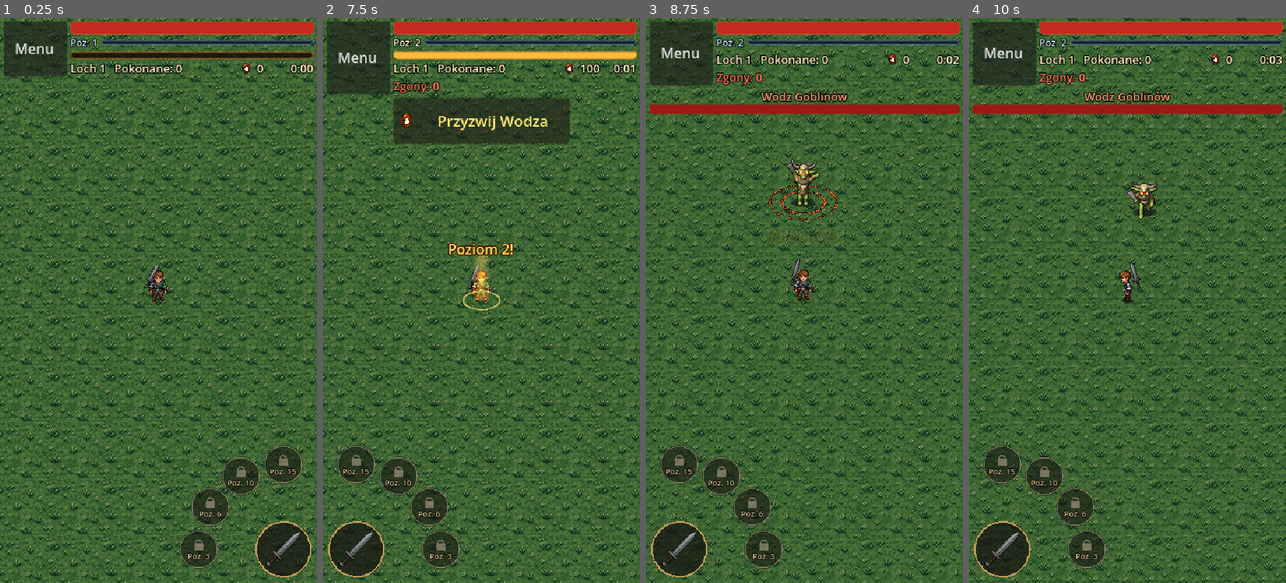
Above: before the commit, frames 1-4 (left to right).
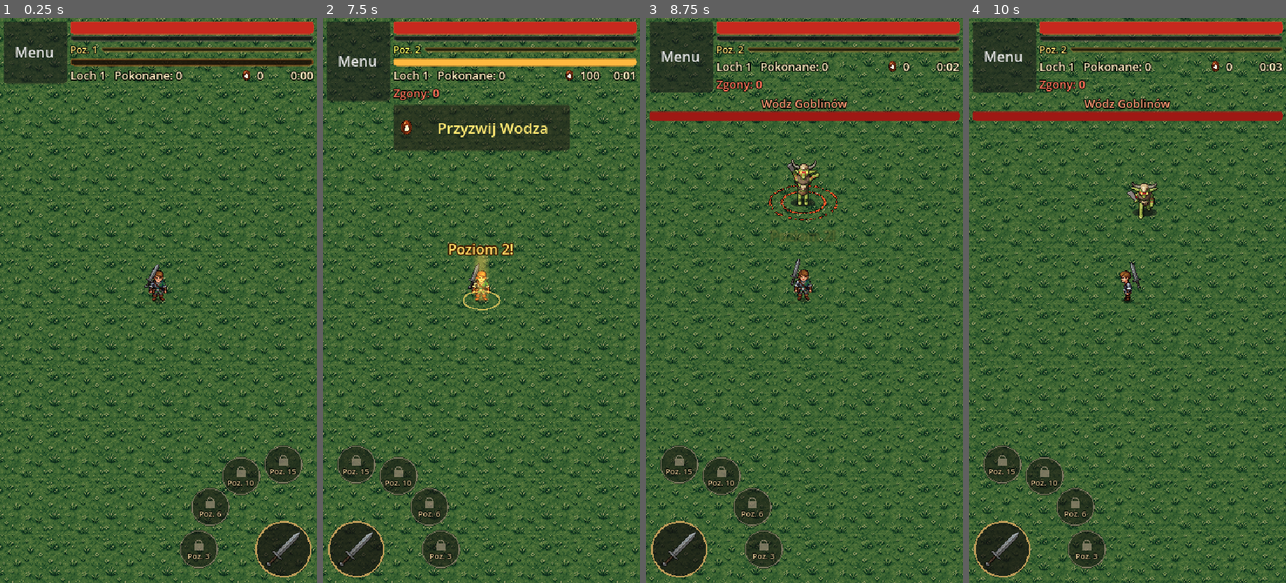
Above: after the commit, the same moments.

Repository: slota145/Watra-Mobile
Game: Godot game, scene res://scenes/horde.tscn
Two runs of this game, one before a commit and one after it. Both use one fixed random seed, a clock stepped at 60 frames per second and the inputs below. This scene is started directly instead of the project's main scene. Sound files missing from this copy of the repository are replaced by a short silence.
Inputs (mouse positions are in pixels of both pictures, inside the frame that each line leads up to):
- Up to frame 1 (0.25 s): no input
- Up to frame 2 (7.5 s): move the mouse to (465, 413) at 0.52 s; click (465, 413) at 0.67 s; click "Menu" at 1.25 s; click "Atak i umiejętności po lewej" at 2 s; click "Gest postaci przy ataku" at 2.75 s; click "Auto atak (podstawowy cios)" at 3.5 s; click "Tryb deweloperski: nieśmierte…" at 4.25 s; click "+1 poz." at 5 s; click "+100 żaru" at 5.75 s; click "Od nowa" at 6.5 s; click "Wróć do gry" at 7.25 s
- Up to frame 3 (8.75 s): click "Przyzwij Wodza" at 8 s
- Up to frame 4 (10 s): drag from (1222, 385) to (1111, 413) at 8.77 s; move the mouse to (1032, 215) at 9.52 s; click (1032, 215) at 9.67 s

The runs differ from the first frame. In frame 1, 4.7% of the frame differs, in the area x 1-100%, y 3-12%; in frame 2, 7.1%, in the area x 1-100%, y 3-24%; in frame 3, 7.0%; in frame 4, 7.0%.

Commit message:
Złoty pasek doświadczenia i pusty pasek na później między zdrowiem a doświadczeniem
Co-Authored-By: Claude Opus 5.5 <noreply@anthropic.com>
Claude-Session: https://claude.ai/code/session_01Ves32CLsSKKFKAeCoktaNU

Diff:
--- a/scripts/proto/arena.gd
+++ b/scripts/proto/arena.gd
@@ -13,7 +13,7 @@
 ## Ucieczka (okno pauzy) i śmierć gaszą żar z wyprawy. W bazie Watra pokazuje zgromadzony żar, a jej dotknięcie
 ## otwiera wybór poziomu lochu (LevelPicker).
 ## Rozwój postaci (HeroLevels, stan w Game): gobliny i Wódz dają doświadczenie (śmierć go nie zabiera), cienki pasek
-## doświadczenia z poziomem postaci u góry (w lochu pod paskiem zdrowia, w bazie obok „Menu”), awans leczy i pokazuje
+## doświadczenia (złoty) z poziomem postaci u góry (w lochu pod paskiem zdrowia i pustym paskiem na później, w bazie obok „Menu”), awans leczy i pokazuje
 ## efekt na postaci, odblokowuje miejsca na umiejętności. Okno wyniku podsumowuje zdobyte doświadczenie.
 
 const ARENA := Rect2(-360, -560, 720, 1120)
@@ -53,6 +53,8 @@
 ## Poziom postaci i pasek doświadczenia.
 var hero_level_label: Label
 var xp_bar: ProgressBar
+## Pusty pasek między zdrowiem a doświadczeniem - miejsce na później (np. mana albo energia, do ustalenia).
+var spare_bar: ProgressBar
 ## Doświadczenie zdobyte w tej wyprawie i poziom postaci na jej starcie (do podsumowania).
 var run_xp := 0
 var _start_hero_level := 1
@@ -269,6 +271,19 @@
 	health_bar.add_theme_stylebox_override("background", bg)
 	health_bar.add_theme_stylebox_override("fill", fill)
 	box.add_child(health_bar)
+	spare_bar = ProgressBar.new()
+	spare_bar.value = 0
+	spare_bar.show_percentage = false
+	spare_bar.custom_minimum_size = Vector2(0, 6)
+	spare_bar.mouse_filter = Control.MOUSE_FILTER_IGNORE
+	var spare_bg := StyleBoxFlat.new()
+	spare_bg.bg_color = Color(0.05, 0.05, 0.06, 0.8)
+	spare_bg.border_color = Color(0.35, 0.33, 0.3)
+	spare_bg.set_border_width_all(1)
+	spare_bg.set_corner_radius_all(2)
+	spare_bar.add_theme_stylebox_override("background", spare_bg)
+	spare_bar.add_theme_stylebox_override("fill", StyleBoxEmpty.new())
+	box.add_child(spare_bar)
 	_make_xp_row(box)
 	ember_bar = ProgressBar.new()
 	ember_bar.max_value = DungeonLevels.SUMMON_COST
@@ -322,7 +337,7 @@
 	parent.add_child(row)
 	hero_level_label = _hud_label(tr("Poz. %d") % Game.hero_level)
 	hero_level_label.add_theme_font_size_override("font_size", 11)
-	hero_level_label.add_theme_color_override("font_color", Color(0.75, 0.9, 1.0))
+	hero_level_label.add_theme_color_override("font_color", Color(1.0, 0.86, 0.45))
 	row.add_child(hero_level_label)
 	xp_bar = ProgressBar.new()
 	xp_bar.show_percentage = false
@@ -331,12 +346,12 @@
 	xp_bar.size_flags_vertical = Control.SIZE_SHRINK_CENTER
 	xp_bar.mouse_filter = Control.MOUSE_FILTER_IGNORE
 	var bg := StyleBoxFlat.new()
-	bg.bg_color = Color(0.03, 0.05, 0.1, 0.85)
-	bg.border_color = Color(0.3, 0.45, 0.6)
+	bg.bg_color = Color(0.08, 0.06, 0.02, 0.85)
+	bg.border_color = Color(0.55, 0.45, 0.2)
 	bg.set_border_width_all(1)
 	bg.set_corner_radius_all(2)
 	var fill := StyleBoxFlat.new()
-	fill.bg_color = Color(0.45, 0.75, 1.0)
+	fill.bg_color = Color(1.0, 0.8, 0.25)
 	fill.set_corner_radius_all(2)
 	xp_bar.add_theme_stylebox_override("background", bg)
 	xp_bar.add_theme_stylebox_override("fill", fill)
Not shown, changed: docs/ROADMAP.md
Not shown, changed: docs/historia.md
